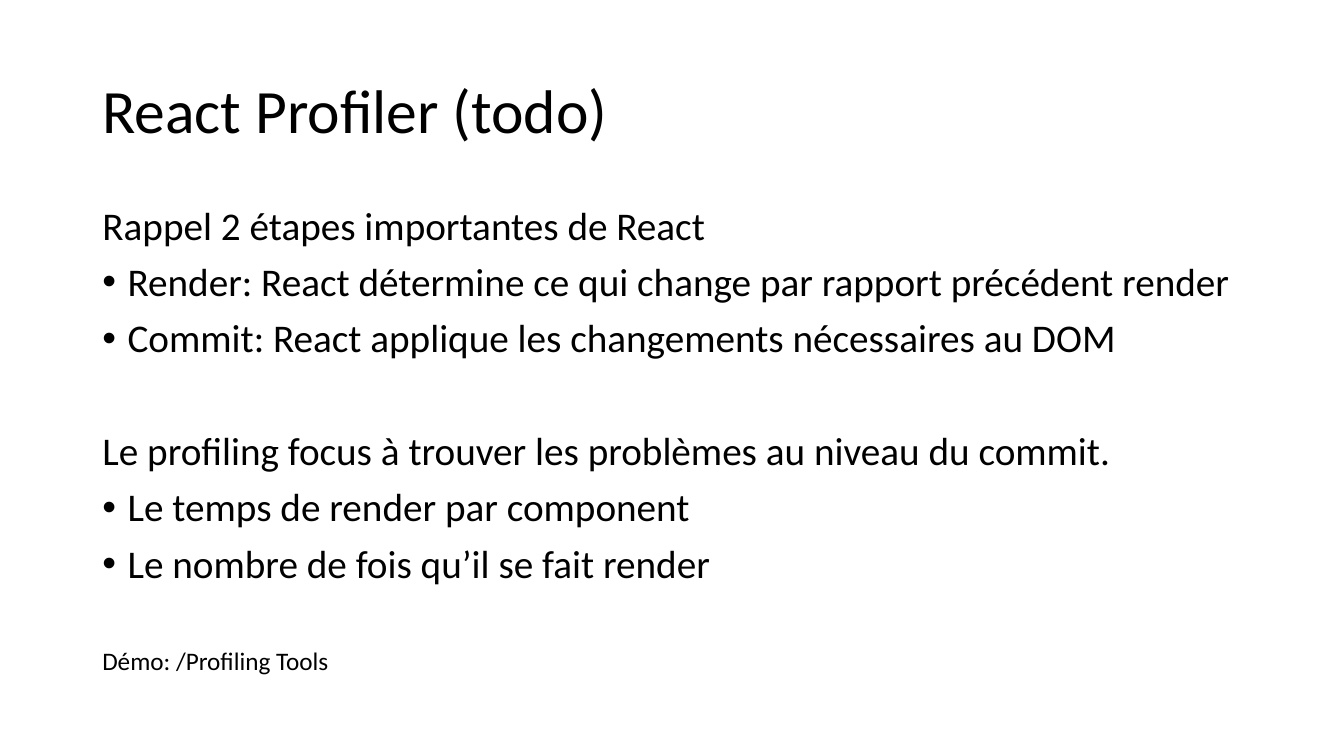
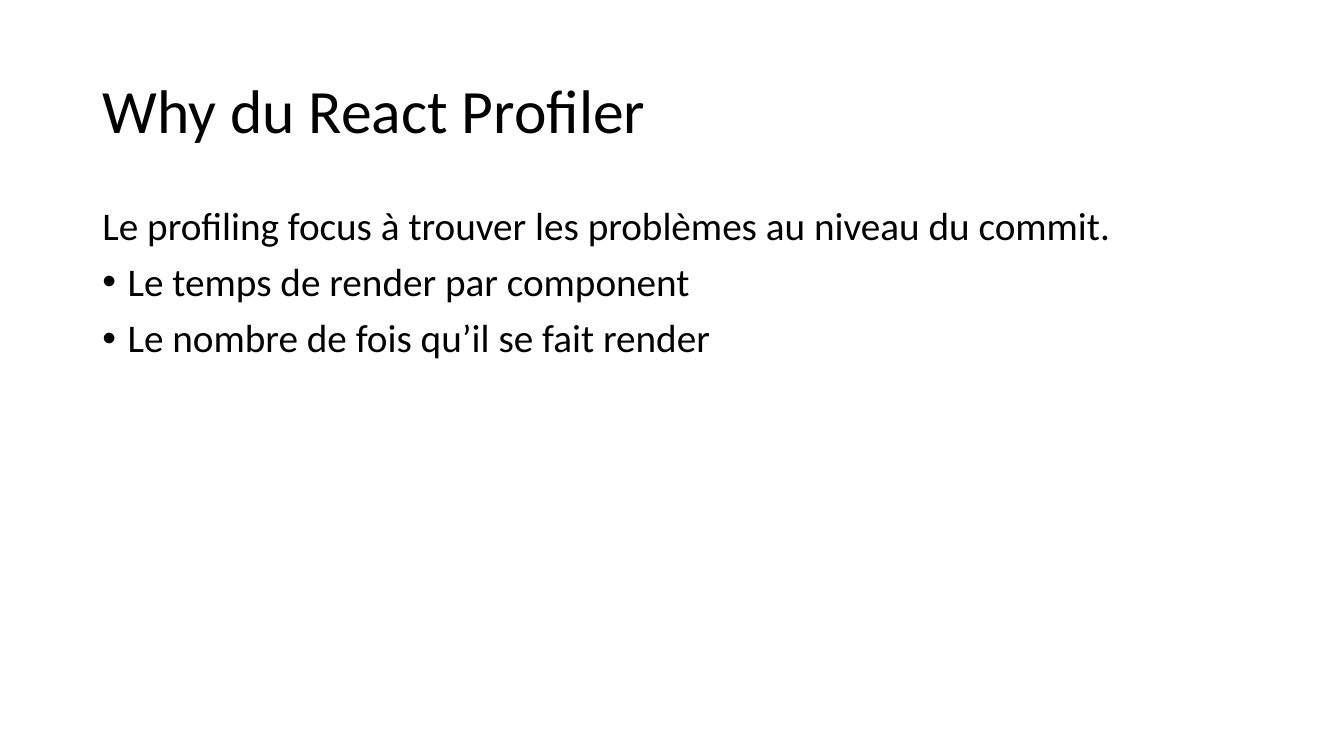
Before and after one commit to samuelgaudreau/formation-front-end-3, a slide deck: slide 47 of part-2/React-Perfo.pptx (slide 37 before the commit). Drawn at 1344x756 pixels with LibreOffice and Linux fonts; fonts in the diff are those of the drawing. Boxes give left, top, right and bottom in pixels: in the first picture for what was removed or moved away, otherwise in the second. Text is boxed around its words. In the diff, an @@ line names an element or a change of style, - is before the commit and + after.

```diff
--- a/part-2/React-Perfo.pptx
+++ b/part-2/React-Perfo.pptx
@@ title at [102,90,645,143]: text changed @@
-React Profiler (todo)
+Why du React Profiler
@@ text at [102,212,1229,359]: paragraphs removed @@
-Rappel 2 étapes importantes de React
-• Render: React détermine ce qui change par rapport précédent render
-• Commit: React applique les changements nécessaires au DOM
@@ text removed at [102,652,328,675] @@
-Démo: /Profiling Tools
```
Also in this commit, not shown: 17 other slides changed, 17 slides added, 1 slide removed, 2 other files.
